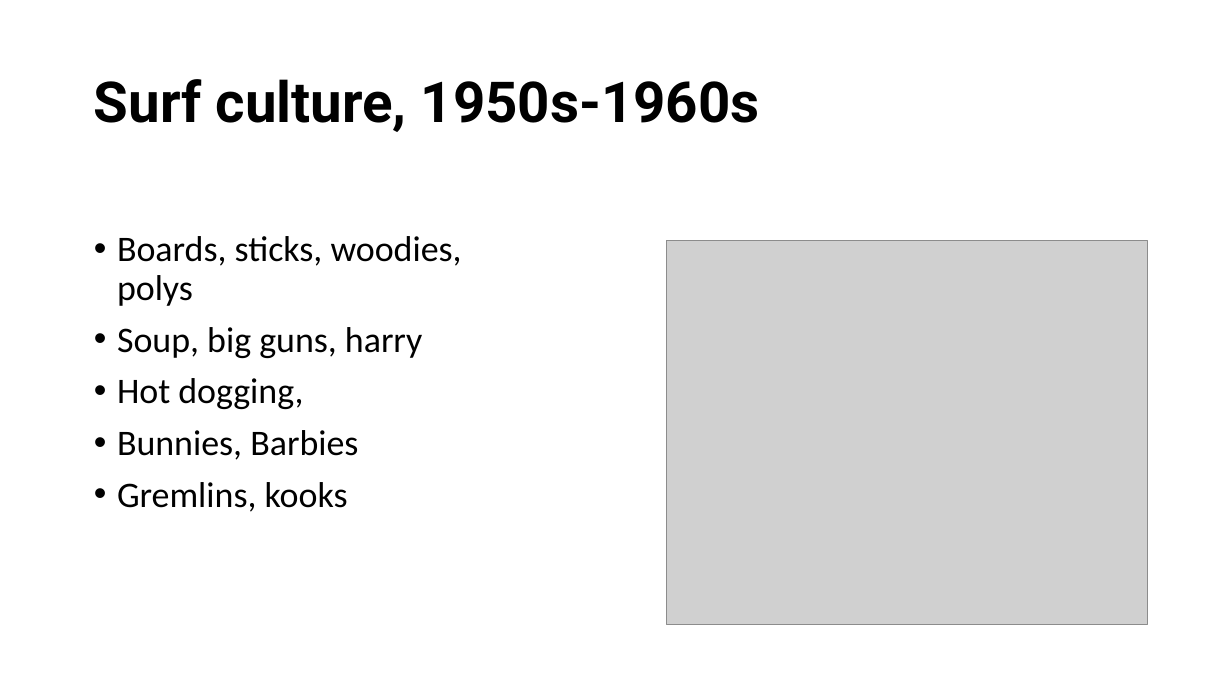
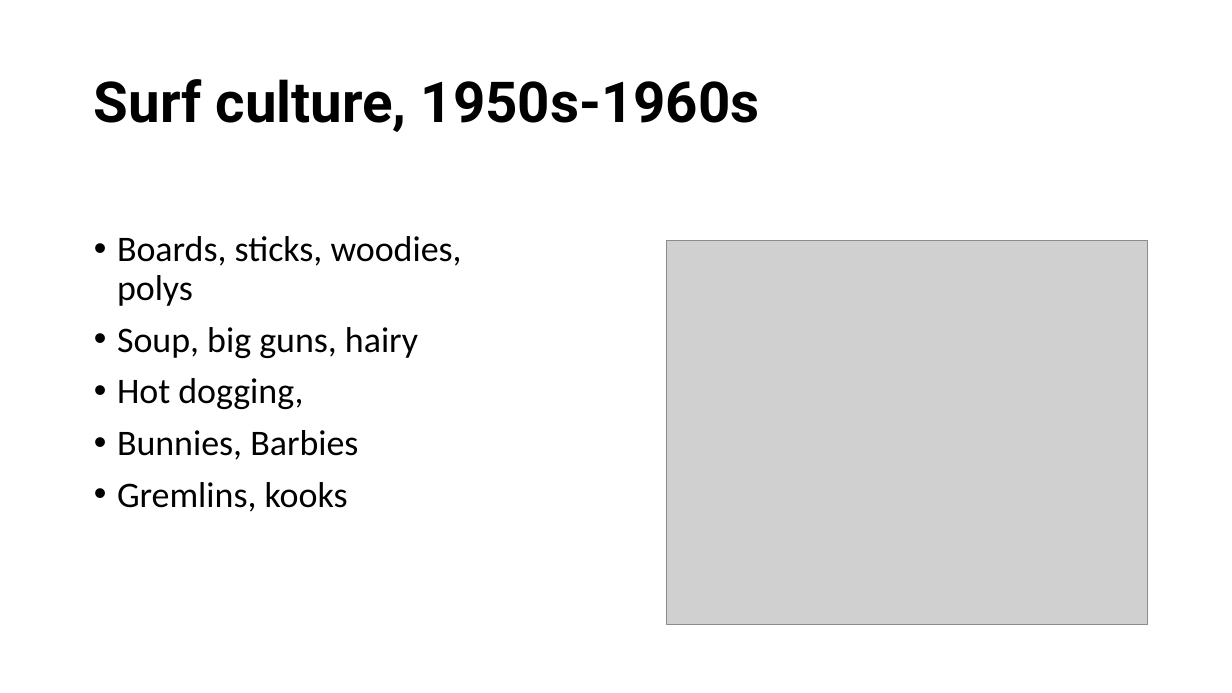
Before and after one commit to mrbaker1917/website, a slide deck: slide 4 of HSTR121/ppts/Beach Boys, Surf Music, and Hot.pptx. Drawn at 1232x693 pixels with LibreOffice and Linux fonts; fonts in the diff are those of the drawing; grey boxes stand for pictures; background and template pictures are left out. Boxes give left, top, right and bottom in pixels: in the first picture for what was removed or moved away, otherwise in the second. Text is boxed around its words. In the diff, an @@ line names an element or a change of style, - is before the commit and + after.

```diff
--- a/HSTR121/ppts/Beach Boys, Surf Music, and Hot.pptx
+++ b/HSTR121/ppts/Beach Boys, Surf Music, and Hot.pptx
@@ text at <box>117,327,418,358</box>: text changed @@
-• Soup, big guns, harry
+• Soup, big guns, hairy
```
Also in this commit, not shown: 4 other slides changed, 4 slides added, 1 slide removed.
